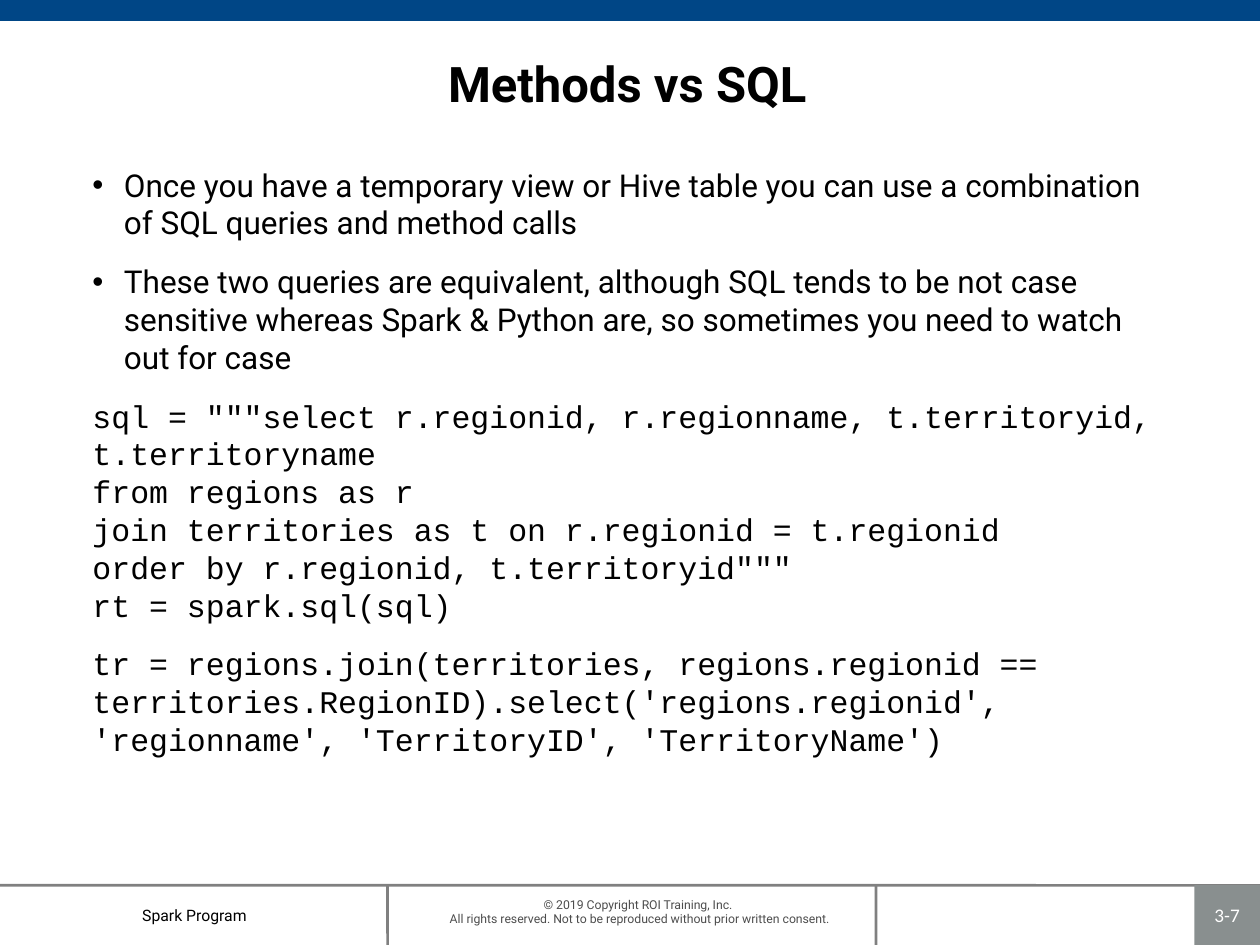
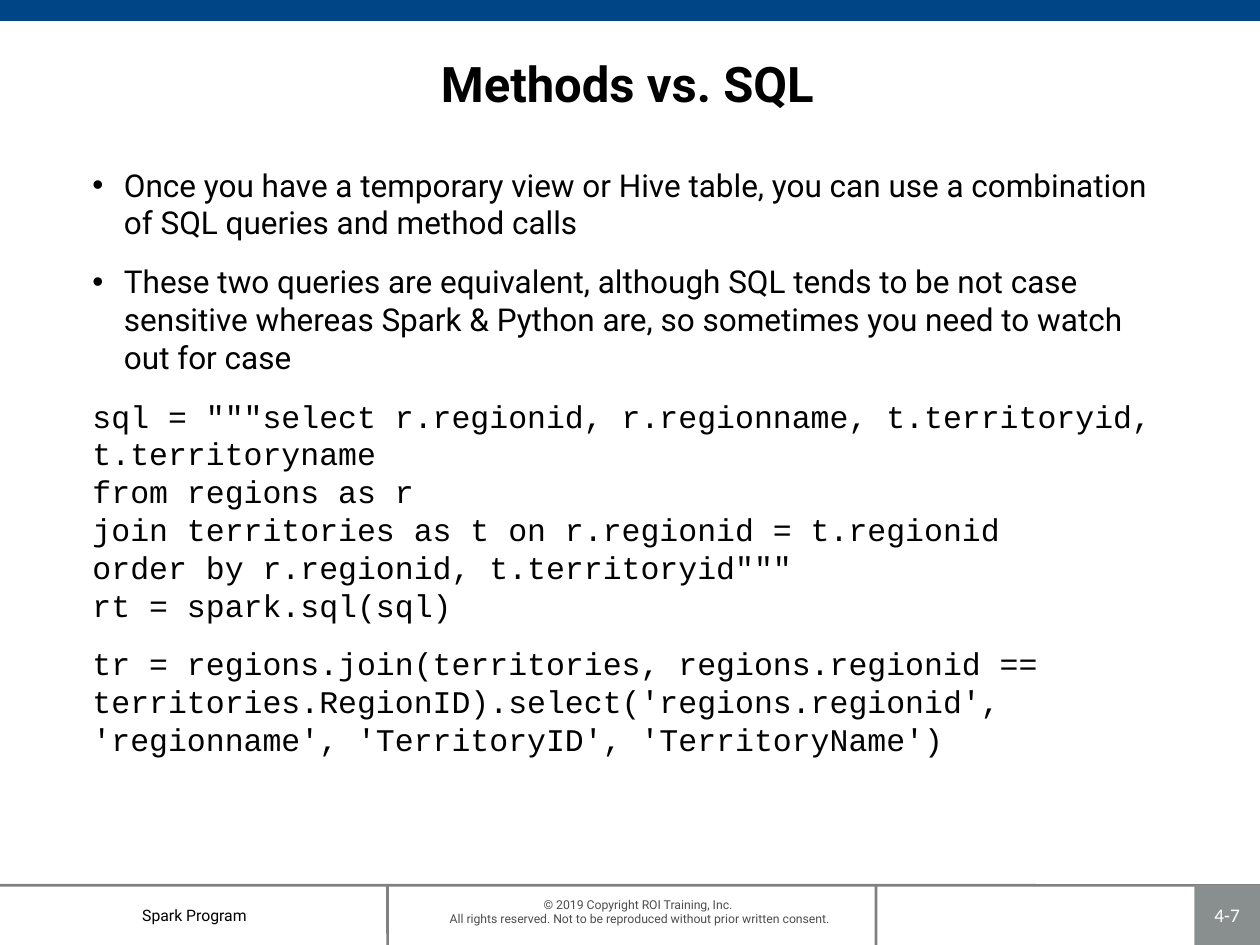
Before and after one commit to roitraining/SparkProgram, a slide deck: slide 7 of Day3/Ch04_SparkSQL.pptx. Drawn at 1260x945 pixels with LibreOffice and Linux fonts; fonts in the diff are those of the drawing; background and template pictures are left out. Boxes give left, top, right and bottom in pixels: in the first picture for what was removed or moved away, otherwise in the second. Text is boxed around its words. In the diff, an @@ line names an element or a change of style, - is before the commit and + after.

```diff
--- a/Day3/Ch04_SparkSQL.pptx
+++ b/Day3/Ch04_SparkSQL.pptx
@@ title at box(441, 65, 813, 108): text changed @@
-Methods vs SQL
+Methods vs. SQL
@@ text at box(124, 173, 1146, 241): text changed @@
-• Once you have a temporary view or Hive table you can use a combination of SQL queries and method calls
+• Once you have a temporary view or Hive table, you can use a combination of SQL queries and method calls
@@ page number at box(1214, 910, 1239, 922): text changed @@
-3-7
+4-7
```
Also in this commit, not shown: 17 other slides changed, 1 other file.
